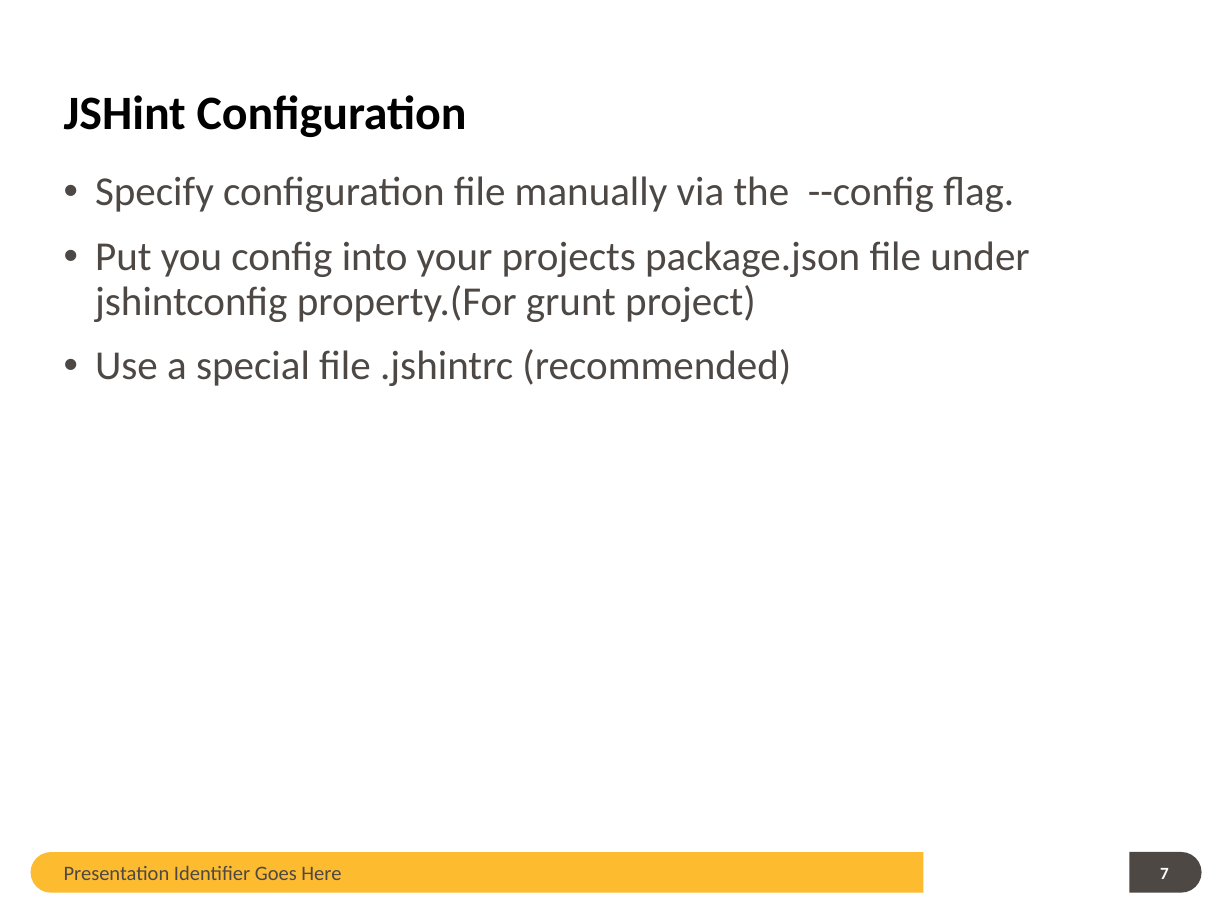
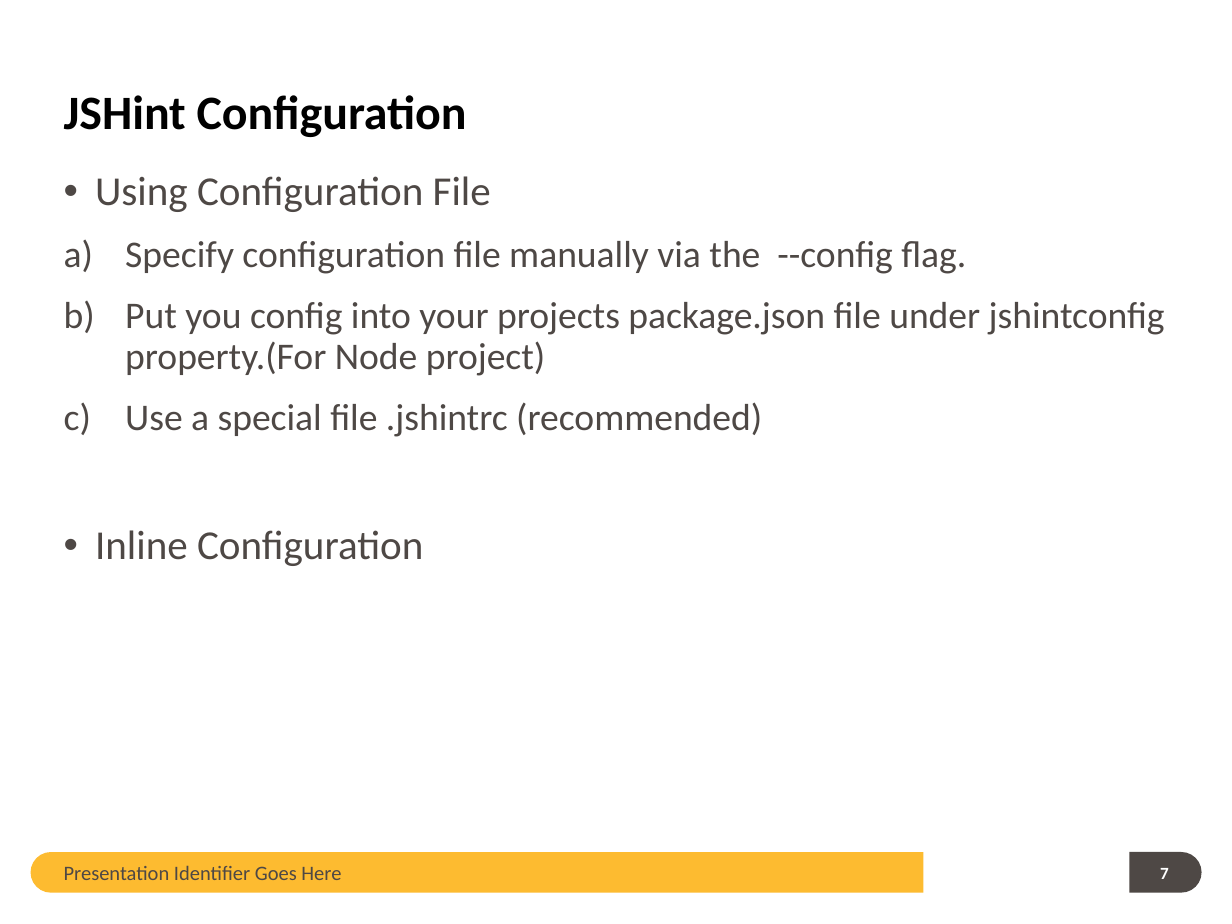
Before and after one commit to guangweiqiao/EIMS, a slide deck: slide 7 of EIMS/doc/JSHint TOI.pptx. Drawn at 1232x924 pixels with LibreOffice and Linux fonts; fonts in the diff are those of the drawing; background and template pictures are left out. Boxes give left, top, right and bottom in pixels: in the first picture for what was removed or moved away, otherwise in the second. Text is boxed around its words. In the diff, an @@ line names an element or a change of style, - is before the commit and + after.

```diff
--- a/EIMS/doc/JSHint TOI.pptx
+++ b/EIMS/doc/JSHint TOI.pptx
@@ text at box(95, 176, 491, 212): paragraph added @@
+• Using Configuration File
@@ text at box(125, 241, 966, 437): size 24 to 22 pt in "Specify configuration file manually via the --config ...", "Use a special file .jshintrc (recommended)"; bullet • to a) @@
@@ text at box(125, 302, 1165, 376): text changed; size 24 to 22 pt @@
-• Put you config into your projects package.json file under jshintconfig property.(For grunt project)
+b) Put you config into your projects package.json file under jshintconfig property.(For Node project)
@@ text at box(95, 530, 423, 566): paragraph added @@
+• Inline Configuration
```
Also in this commit, not shown: 8 other slides changed, 4 slides added, 23 slides removed.
